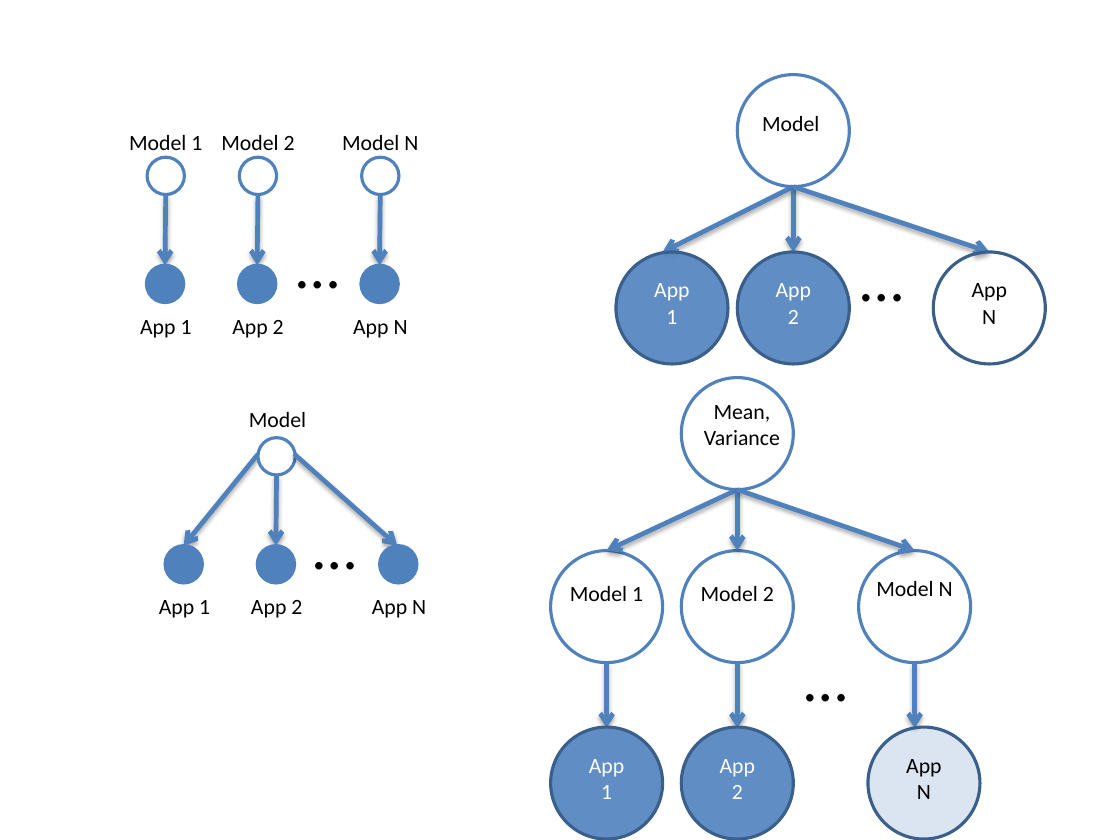
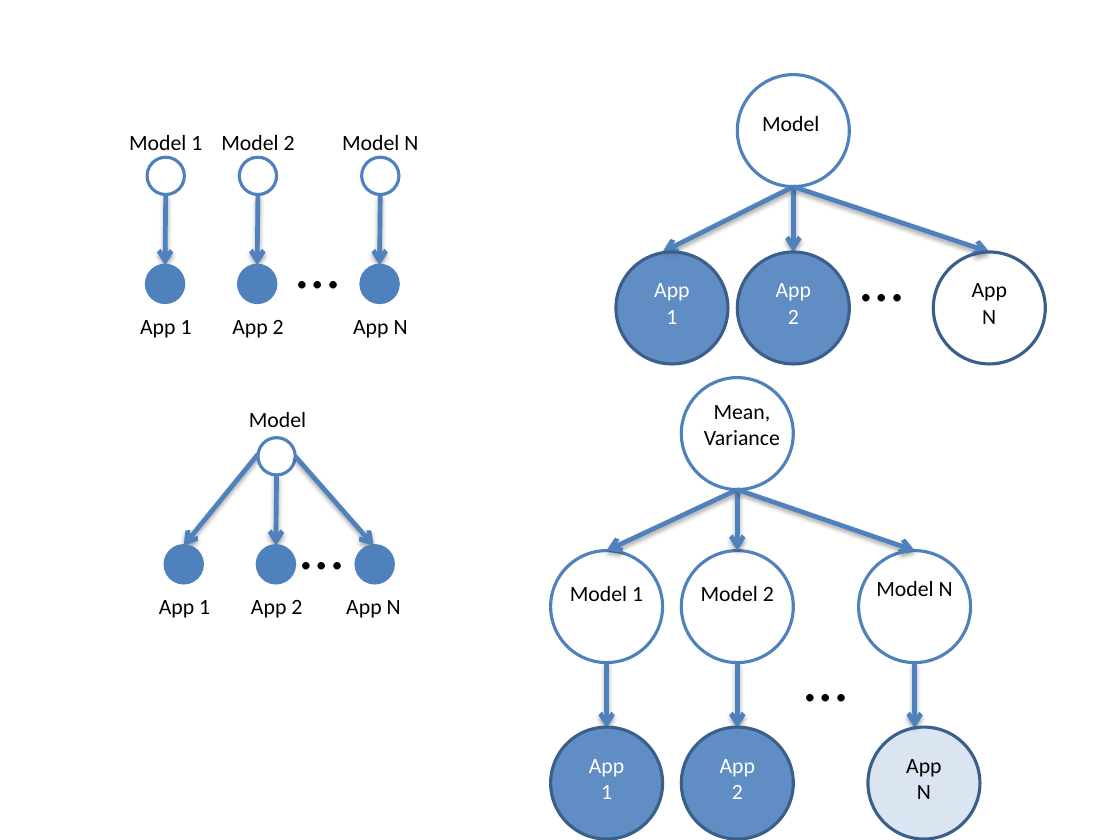
Before and after one commit to nmishra8/ASPLOS-17, a slide deck: slide 4 of figures/LEO+POET_backup_nikita.pptx. Drawn at 1120x840 pixels with LibreOffice and Linux fonts; fonts in the diff are those of the drawing. Boxes give left, top, right and bottom in pixels: in the first picture for what was removed or moved away, otherwise in the second. Text is boxed around its words. In the diff, an @@ line names an element or a change of style, - is before the commit and + after.

```diff
--- a/figures/LEO+POET_backup_nikita.pptx
+++ b/figures/LEO+POET_backup_nikita.pptx
@@ arrow moved from (295, 454) - (398, 545) to (296, 456) - (374, 545) @@
@@ text "…": place and size @@
-text "…" at [302,502,367,588]
+text "…" at [289,502,354,588]
@@ ellipse: place and size @@
-ellipse at [380,545,417,582]
+ellipse at [356,545,393,582]
@@ text "App N": place and size @@
-text "App N" at [372,600,426,618]
+text "App N" at [346,600,401,618]
```
Also in this commit, not shown: 1 slide added, 9 other files.
